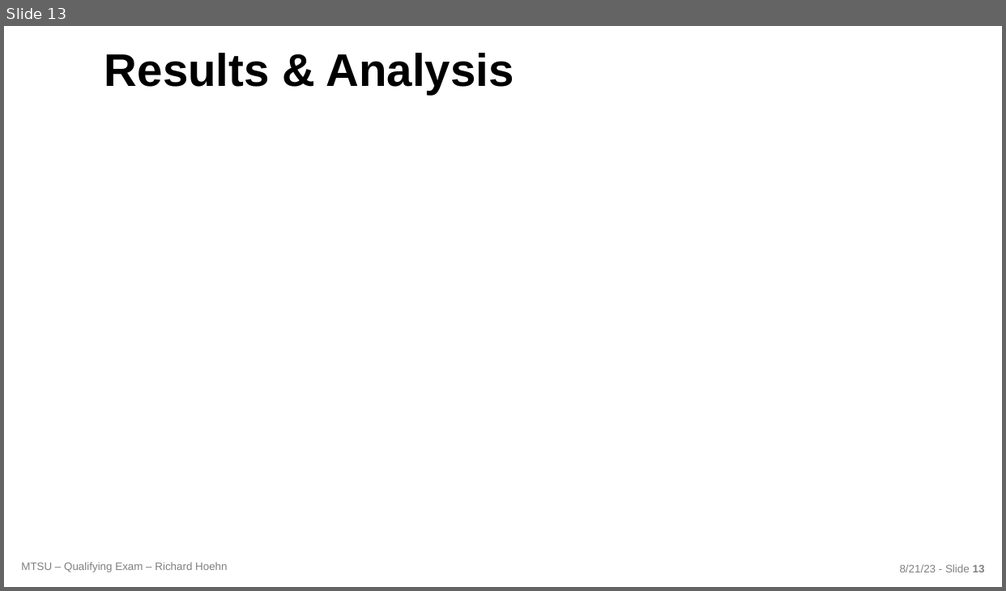
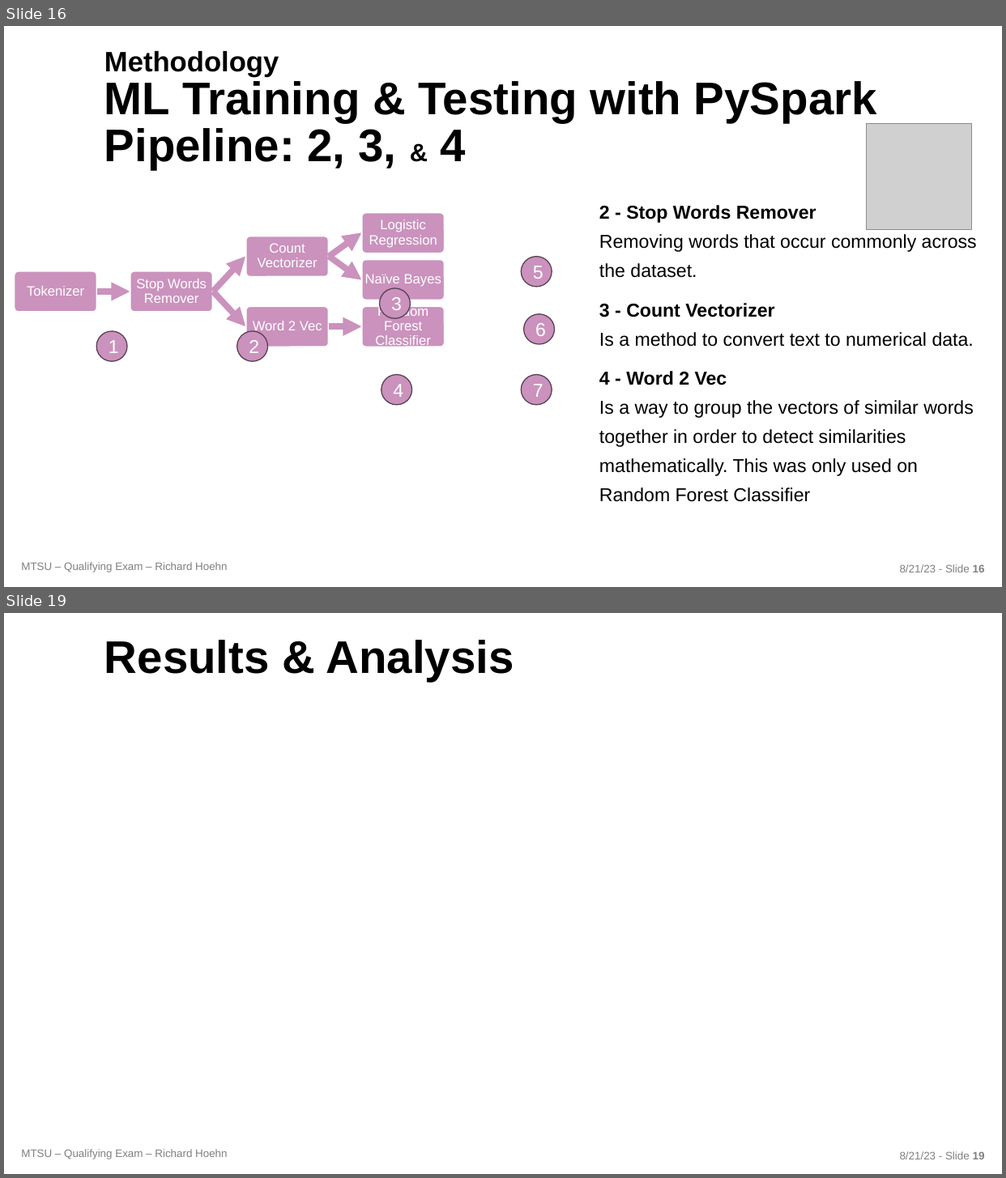
Before and after one commit to richardhoehn/mtsu.coms.qualifying-exam, a slide deck: presentation/COMS_Qualifying_Exam-2023-08-21.pptx. Shown one above the other, each under a label of ours: slide 13 before the commit, slides 16 and 19 after it; the slides between them are not shown. The pictures are 1006x591 and 1006x1178 pixels, drawn with LibreOffice and Linux fonts; fonts in the diff are those of the drawing; grey boxes stand for pictures; background and template pictures are left out. Boxes give left, top, right and bottom in pixels: in the first picture for what was removed or moved away, otherwise in the second. Text is boxed around its words. In the diff, an @@ line names an element or a change of style, - is before the commit and + after.

```diff
--- a/presentation/COMS_Qualifying_Exam-2023-08-21.pptx
+++ b/presentation/COMS_Qualifying_Exam-2023-08-21.pptx
@@ slide 16 added at (4,26,1002,587), background picture (left out); not listed: 2 template elements that a slide beside it also shows @@
@@ title added at (104,51,877,169), 44 pt, text #000000, bold @@
+Methodology
+ML Training & Testing with PySpark
+Pipeline: 2, 3, & 4
@@ picture added at (867,124,972,229) @@
@@ text added at (599,205,977,502), 18 pt, text #000000 @@
+2 - Stop Words Remover
+Removing words that occur commonly across the dataset.
+3 - Count Vectorizer
+Is a method to convert text to numerical data.
+4 - Word 2 Vec
+Is a way to group the vectors of similar words together in order to detect similarities mathematically. This was only used on Random Forest Classifier
@@ group added at (15,212,554,405): 7 rounded rectangles, 7 texts, 7 ellipses, 6 freeform shapes @@
+Tokenizer
+Stop Words Remover
+Count Vectorizer
+Logistic Regression
+Naïve Bayes
+Word 2 Vec
+Random Forest Classifier
+1
+2
+3
+4
+5
+6
+7
@@ what was slide 13 is now slide 19 @@
```
Also in this commit, not shown: 6 slides changed, 14 other slides added, 8 slides removed, 14 other files.
